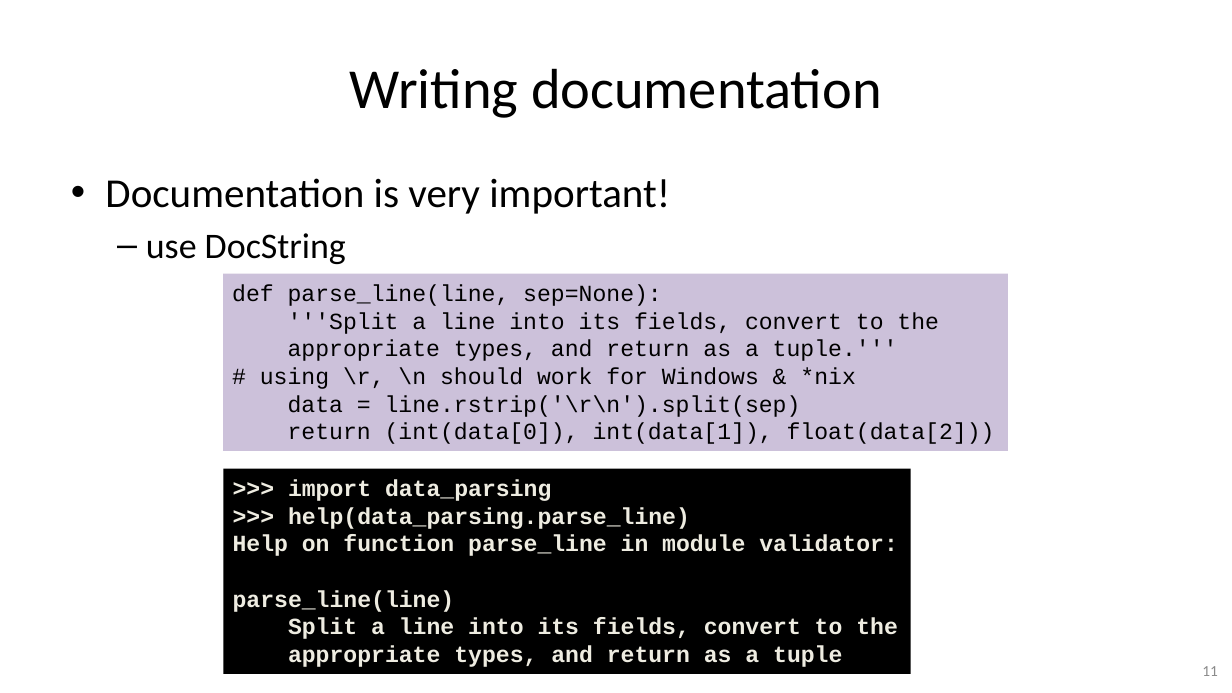
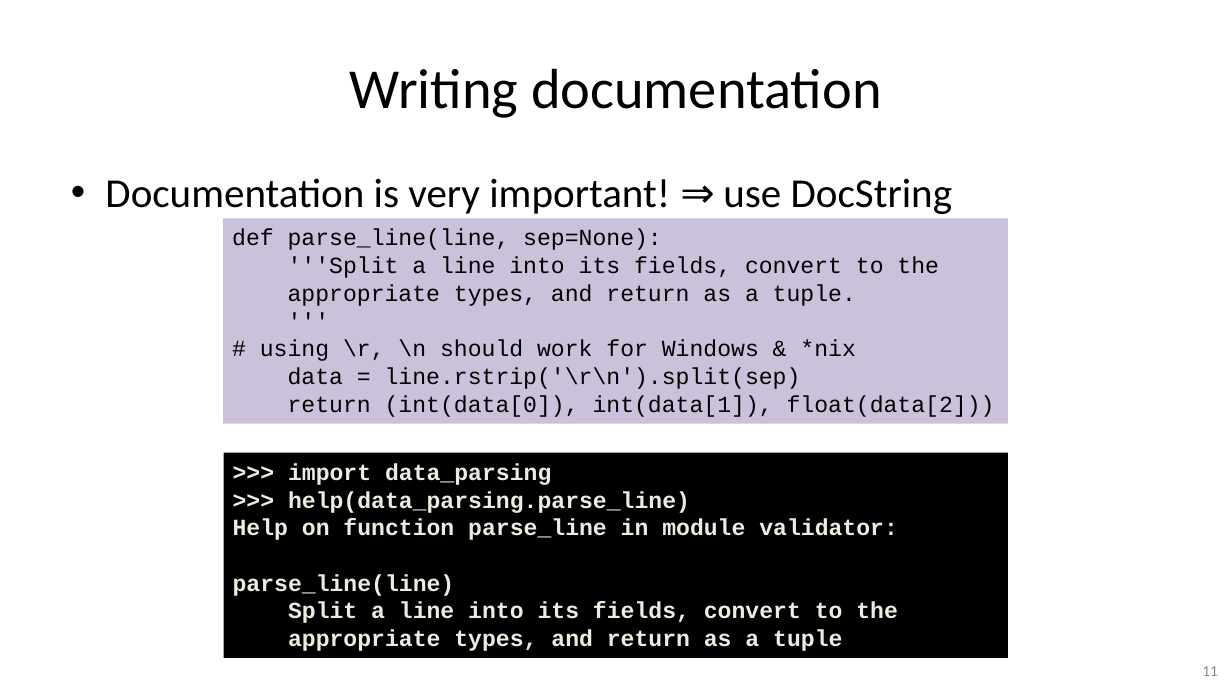
Before and after one commit to gjbex/Python-software-engineering, a slide deck: slide 11 of python_software_engineering.pptx. Drawn at 1232x693 pixels with LibreOffice and Linux fonts; fonts in the diff are those of the drawing. Boxes give left, top, right and bottom in pixels: in the first picture for what was removed or moved away, otherwise in the second. Text is boxed around its words. In the diff, an @@ line names an element or a change of style, - is before the commit and + after.

Commit message:
Improve formatting, fix documentation formatting

```diff
--- a/python_software_engineering.pptx
+++ b/python_software_engineering.pptx
@@ text at [105, 178, 952, 214]: text changed @@
-• Documentation is very important!
-  – use DocString
+• Documentation is very important! ⇒ use DocString
@@ rectangle "def parse_line(line, sep=None): '''Split a ...": place and size @@
-rectangle "def parse_line(line, sep=None): '''Split a ..." at [223, 274, 1007, 451]
+rectangle "def parse_line(line, sep=None): '''Split a ..." at [223, 218, 1007, 423]
@@ text in rectangle at [232, 229, 939, 306]: text changed @@
-def parse_line(line, sep=None):
-'''Split a line into its fields, convert to the
-appropriate types, and return as a tuple.'''
+def parse_line(line, sep=None):
+'''Split a line into its fields, convert to the
+appropriate types, and return as a tuple.
+'''
@@ rectangle ">>> import data_parsing >>> help(data_parsing.parse_line) ...": place and size @@
-rectangle ">>> import data_parsing >>> help(data_parsing.parse_line) ..." at [224, 469, 911, 674]
+rectangle ">>> import data_parsing >>> help(data_parsing.parse_line) ..." at [224, 453, 1008, 658]
```
Also in this commit, not shown: 6 other slides changed.
